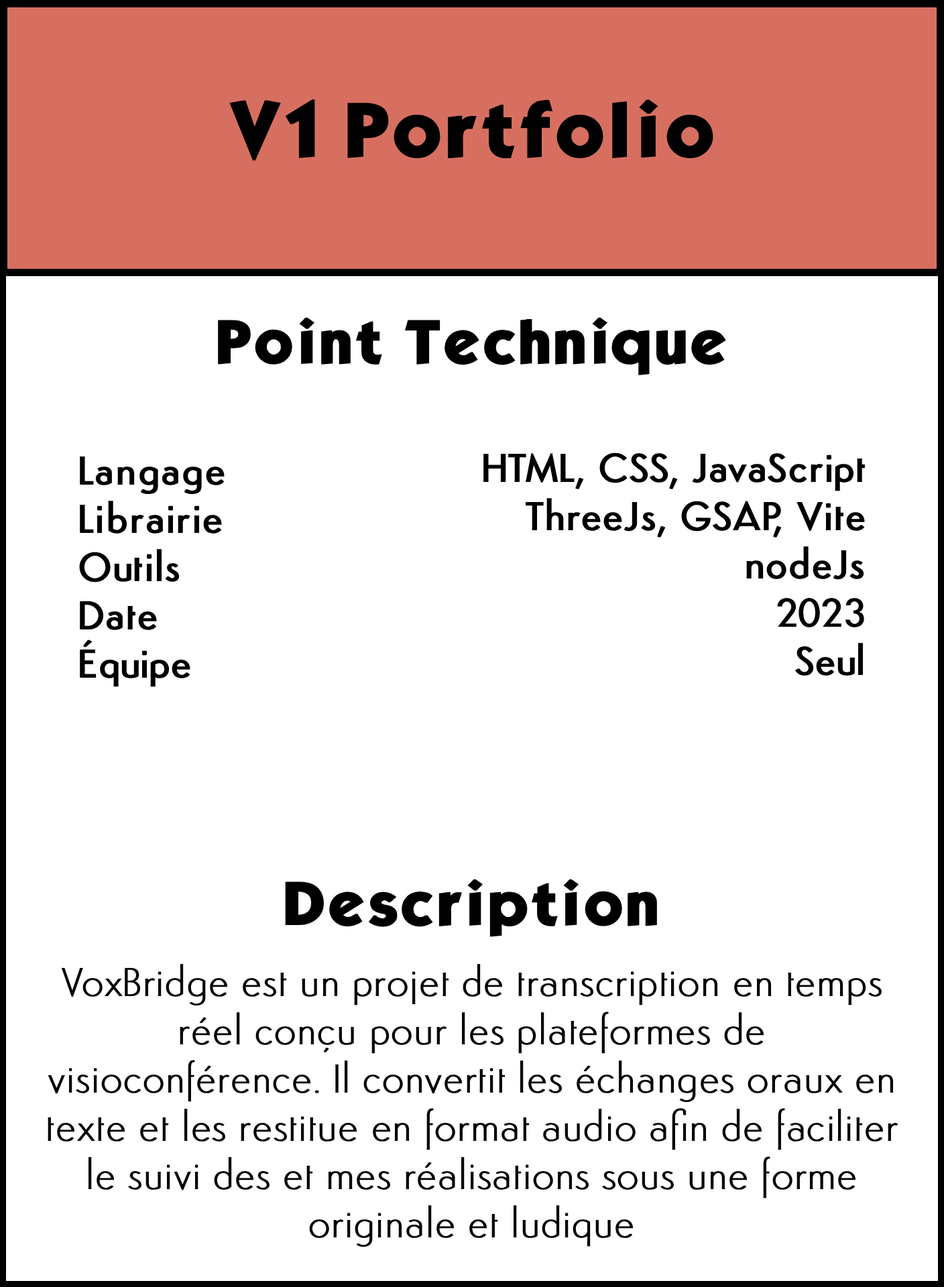
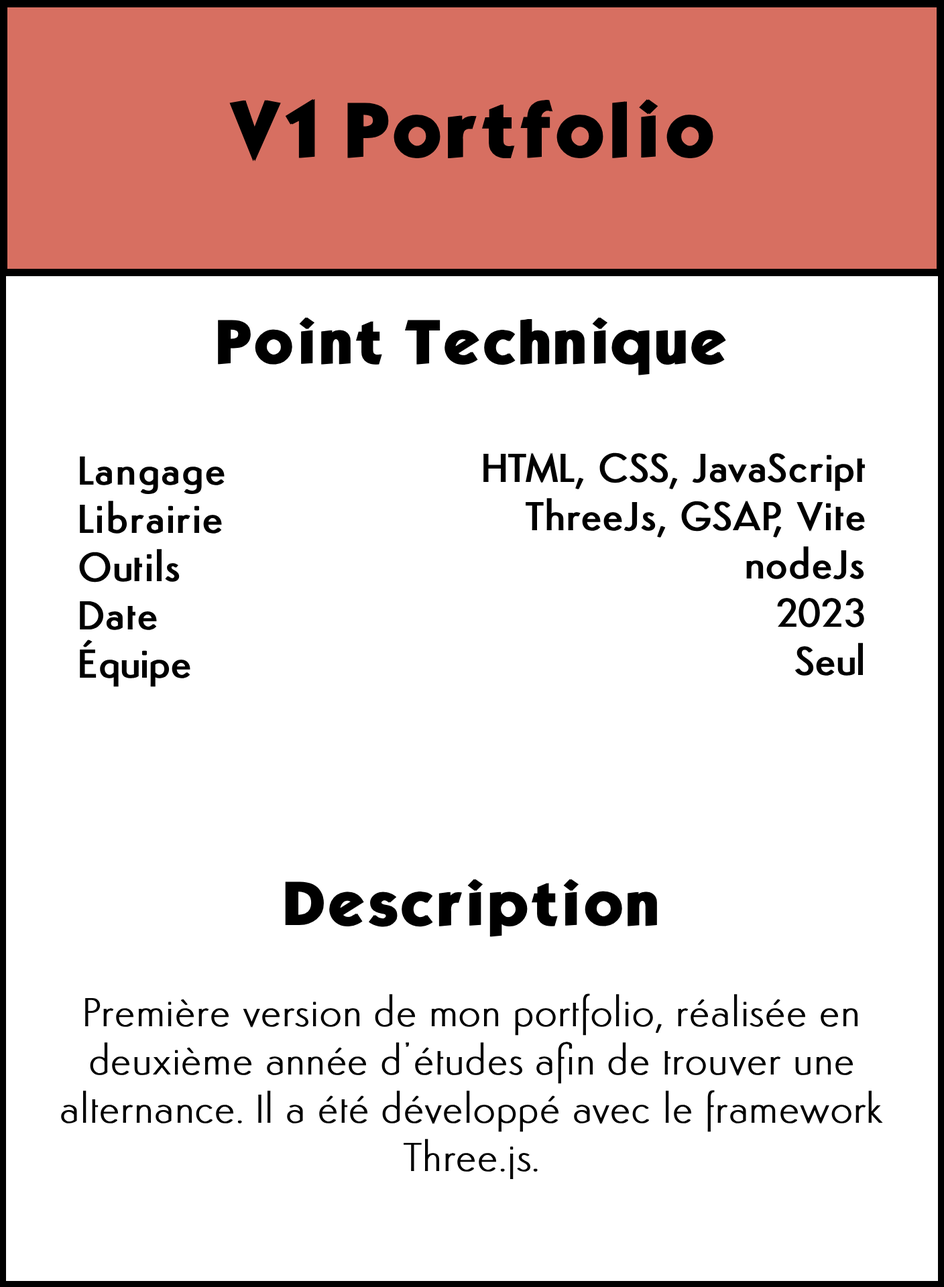
Two versions of the same layered image (944 x 1287). Layer-by-layer changes:
renamed "VoxBridge est un projet de trans" to "Première version de mon portfoli", painted on it over (47, 964, 899, 1248)
